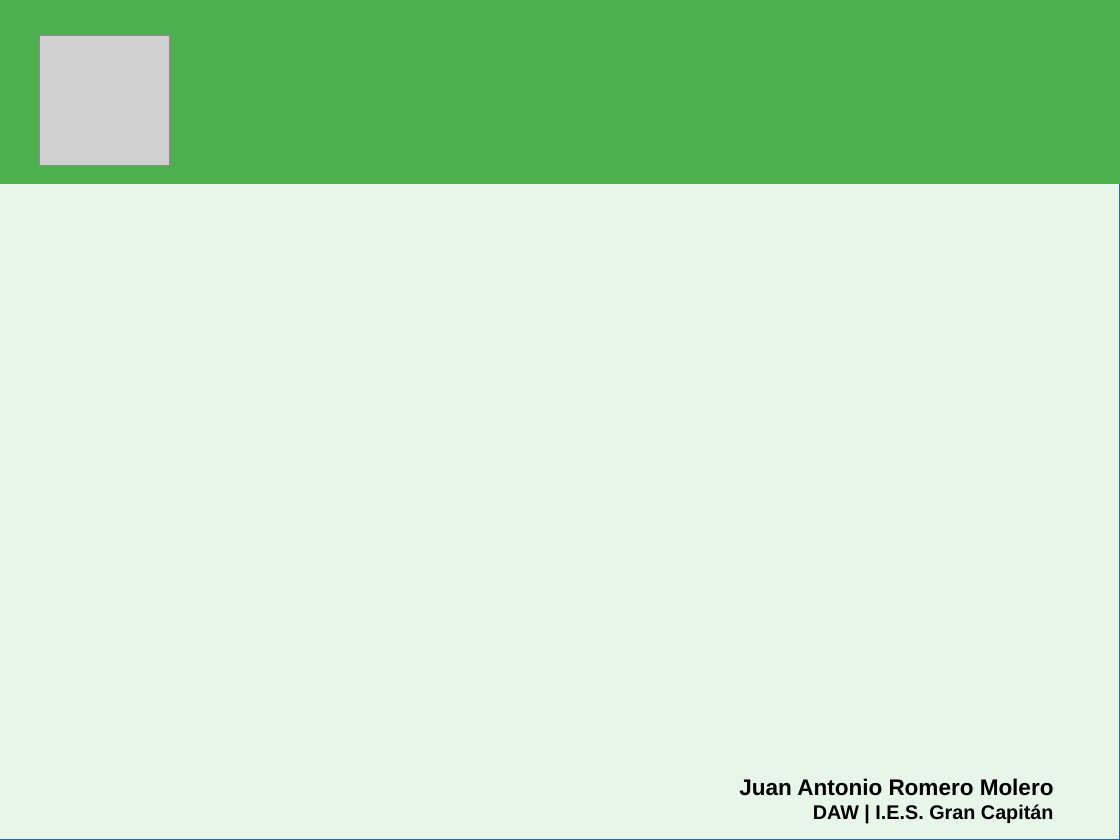
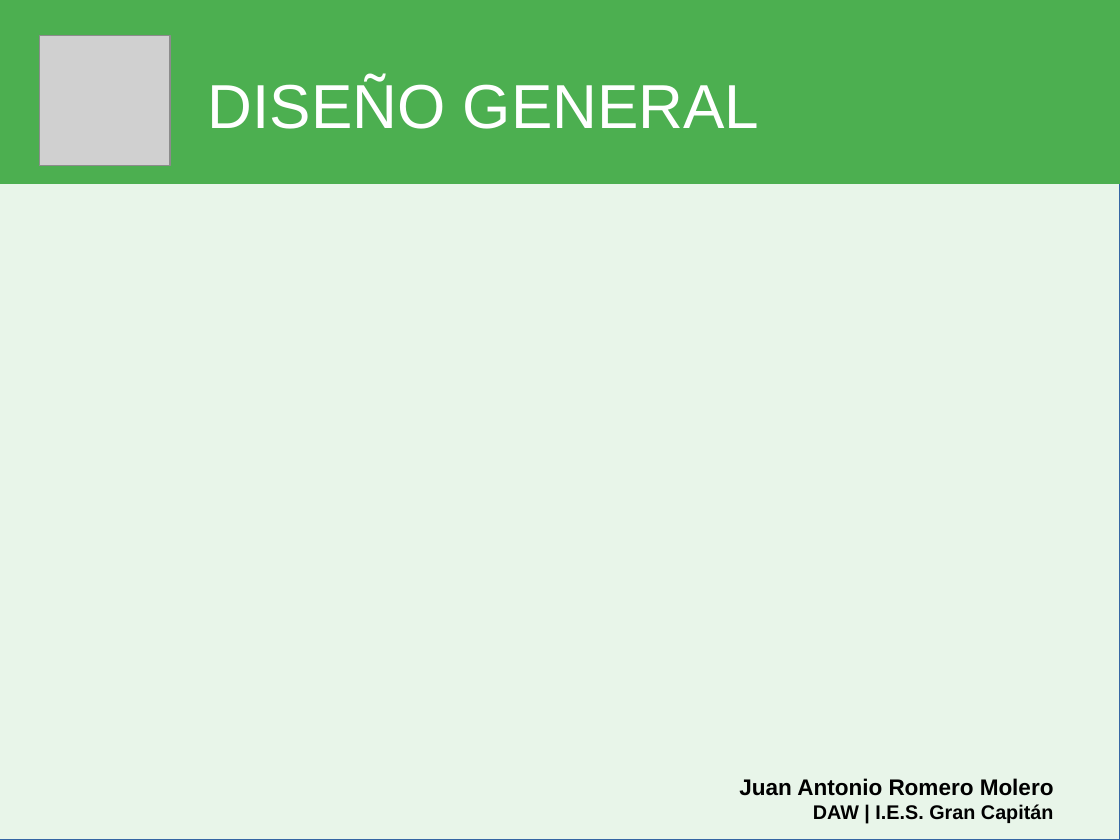
Before and after one commit to DptoInformaticaIESGranCapitan/JaRomero95-brisca-online, a slide deck: slide 12 of ppt/ppt.odp (slide 10 before the commit). Drawn at 1120x840 pixels with LibreOffice and Linux fonts; fonts in the diff are those of the drawing; grey boxes stand for pictures. Boxes give left, top, right and bottom in pixels: in the first picture for what was removed or moved away, otherwise in the second. Text is boxed around its words. In the diff, an @@ line names an element or a change of style, - is before the commit and + after.

Commit message:
ppt

```diff
--- a/ppt/ppt.odp
+++ b/ppt/ppt.odp
@@ title added at <box>208,78,759,129</box>, 44 pt, text #FFFFFF @@
+DISEÑO GENERAL
```
Also in this commit, not shown: 1 other slide changed, 6 slides added, 5 other files.
